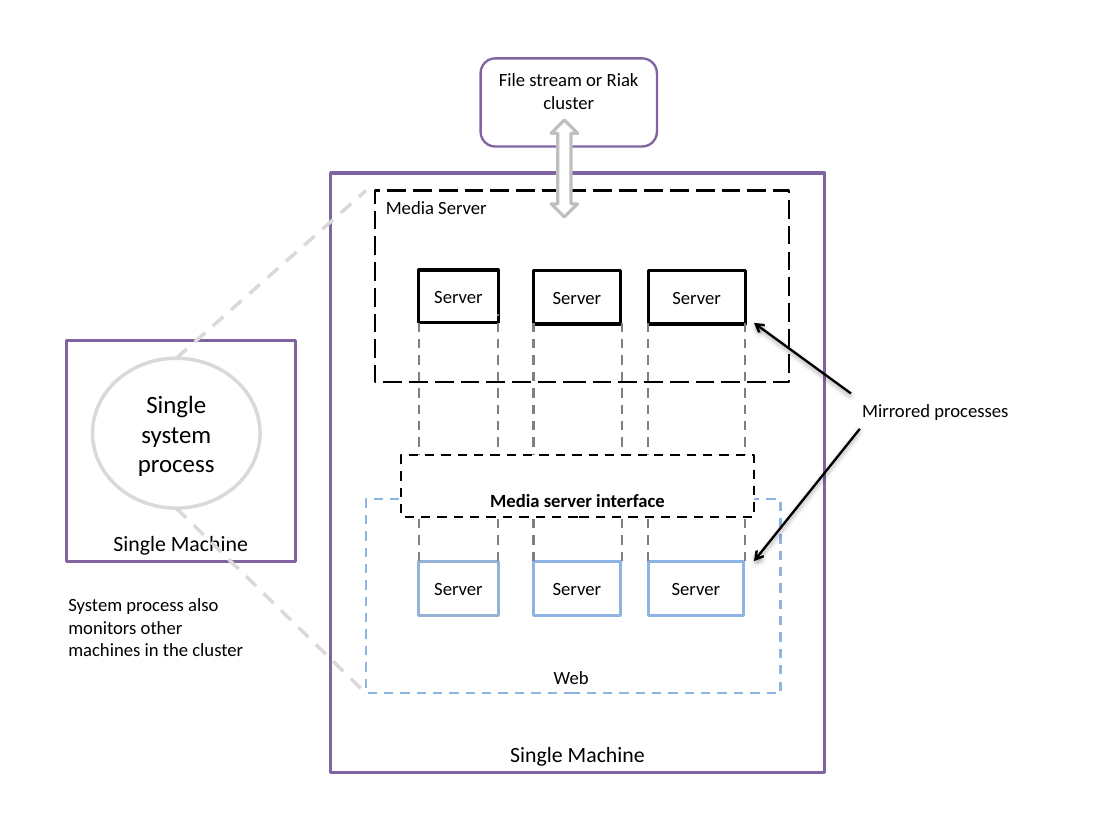
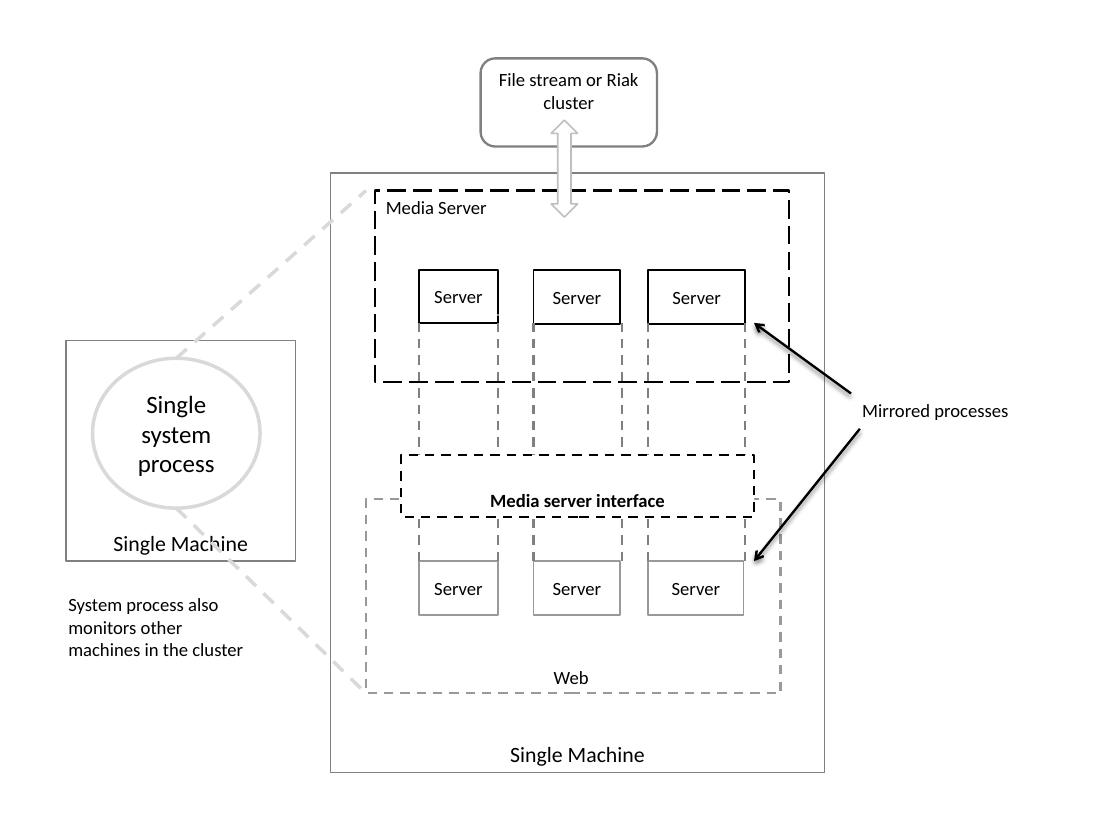
Before and after one commit to NTCoding/AlwaysUp, a slide deck: slide 2 of Docs/high_level_arch.pptx (slide 1 before the commit). Drawn at 1120x840 pixels with LibreOffice and Linux fonts; fonts in the diff are those of the drawing. Boxes give left, top, right and bottom in pixels: in the first picture for what was removed or moved away, otherwise in the second. Text is boxed around its words. In the diff, an @@ line names an element or a change of style, - is before the commit and + after.

Commit message:
Added second design

```diff
--- a/Docs/high_level_arch.pptx
+++ b/Docs/high_level_arch.pptx
@@ rounded rectangle "File stream or Riak cluster" at (480,58,656,147): outline #8064A2 1.5 pt to #808080 1.5 pt @@
@@ up down arrow at (551,120,578,217): outline #BFBFBF 2 pt to #BFBFBF 1 pt @@
@@ rectangle "Single Machine" at (330,174,824,773): outline #8064A2 2 pt to #808080 1 pt @@
@@ rectangle "Single Machine" at (66,340,296,561): outline #8064A2 2 pt to #808080 1 pt @@
@@ rectangle "Web" at (366,500,781,693): outline #8EB4E3 1.5 pt dashed to #999999 1.5 pt dashed @@
@@ rectangle "Server" at (419,561,498,615): outline #95B3D7 2 pt to #999999 1 pt @@
@@ rectangle "Server" at (533,561,619,615): outline #8EB4E3 2 pt to #999999 1 pt @@
@@ rectangle "Server" at (648,561,744,615): outline #8EB4E3 2 pt to #999999 1 pt @@
```
Also in this commit, not shown: 1 slide added.
